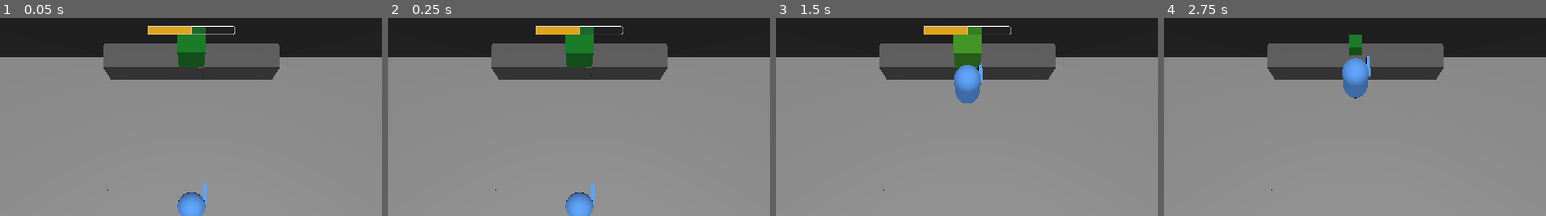
Above: before the commit, frames 1-4 (left to right).
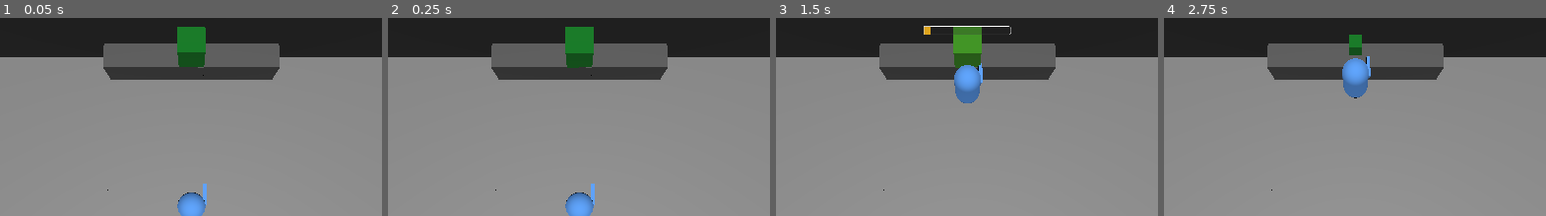
Above: after the commit, the same moments.

Repository: Tedward61194/Overcooked-In-SPAAAAACE
Game: Godot game, scene res://assets/scenes/levels/Sandbox.tscn
Two runs of this game, one before a commit and one after it. Both use one fixed random seed, a clock stepped at 60 frames per second and the inputs below.
Inputs:
- Up to frame 1 (0.05 s): no input
- Up to frame 2 (0.25 s): no input
- Up to frame 3 (1.5 s): tap Enter at 0.5 s; hold Space (Interact) 0.53-1.28 s; hold W (forward) from 0.53 s (still down); tap Space (Interact) at 1.35 s
- Up to frame 4 (2.75 s): keep holding W (forward); tap Space (Interact) at 2 s; hold Space (Interact) from 2.03 s (still down); tap F (PickUp) at 2.1 s
The pictures show only the part of the screen within x 23-73%, y 12-62%; the shares and areas given below are measured in that part.

The runs differ from the first frame. In frame 1, 0.6% of the frame differs, in the area x 38-62%, y 3-9%; in frame 2, 0.6%; in frame 3, 0.4%; in frame 4, nothing differs.

Commit message:
Progress bar fills up

Diff:
--- /dev/null
+++ b/assets/scenes/components/Interactable.tscn
@@ -0,0 +1,9 @@
+[gd_scene load_steps=3 format=3 uid="uid://dv3db01ieql11"]
+
+[ext_resource type="PackedScene" uid="uid://cl7c8j18tyc84" path="res://assets/scenes/ui/ProgressBar3D.tscn" id="1_j38oc"]
+[ext_resource type="Script" path="res://assets/scripts/Components/Interactable.gd" id="1_si4h1"]
+
+[node name="Interactable" type="Node3D"]
+script = ExtResource("1_si4h1")
+
+[node name="ProgressBar3D" parent="." instance=ExtResource("1_j38oc")]
--- a/assets/scenes/components/Progress.tscn
+++ /dev/null
@@ -1,9 +0,0 @@
-[gd_scene load_steps=3 format=3 uid="uid://bjbiskub81jit"]
-
-[ext_resource type="Script" path="res://assets/scripts/Components/Progress.gd" id="1_ms1f2"]
-[ext_resource type="PackedScene" uid="uid://fr5ynqy2ik6l" path="res://assets/scenes/ui/ProgressBar.tscn" id="2_sixym"]
-
-[node name="Progress" type="Node"]
-script = ExtResource("1_ms1f2")
-
-[node name="ProgressBar" parent="." instance=ExtResource("2_sixym")]
--- a/assets/scenes/levels/Sandbox.tscn
+++ b/assets/scenes/levels/Sandbox.tscn
@@ -1,10 +1,10 @@
-[gd_scene load_steps=6 format=3]
+[gd_scene load_steps=6 format=3 uid="uid://dhauavinli2qm"]
 
 [ext_resource type="PackedScene" uid="uid://b7i61x4id5xuj" path="res://assets/scenes/player/Player.tscn" id="2_xv1ii"]
 [ext_resource type="PackedScene" uid="uid://daevix1m2wo3h" path="res://assets/scenes/prototype_blocks/GreyCubes/DarkGrayCube.tscn" id="3_3sh44"]
 [ext_resource type="PackedScene" uid="uid://bseo0pb030afj" path="res://assets/scenes/prototype_blocks/GreyCubes/LightGrayCube.tscn" id="3_xoxby"]
 [ext_resource type="PackedScene" path="res://assets/scenes/prototype_blocks/GreyCubes/MedGrayCube.tscn" id="4_gnr4w"]
-[ext_resource type="PackedScene" uid="uid://1787vp03h331" path="res://assets/scenes/prototype_blocks/GreenCube.tscn" id="5_3e2fo"]
+[ext_resource type="PackedScene" uid="uid://bh8blgnhr5kqp" path="res://assets/scenes/prototype_blocks/GreenCube.tscn" id="5_3e2fo"]
 
 [node name="Node3d" type="Node3D"]
 
--- a/assets/scenes/prototype_blocks/GreenCube.tscn
+++ b/assets/scenes/prototype_blocks/GreenCube.tscn
@@ -1,9 +1,9 @@
-[gd_scene load_steps=7 format=3 uid="uid://1787vp03h331"]
+[gd_scene load_steps=7 format=3 uid="uid://bh8blgnhr5kqp"]
 
 [ext_resource type="Script" path="res://assets/scripts/Components/Highlightable.gd" id="2_4c7fy"]
 [ext_resource type="Material" uid="uid://ceg46m6rb006y" path="res://assets/materials/base/Green.tres" id="2_6knrd"]
 [ext_resource type="Script" path="res://assets/scripts/Components/Pickupable.gd" id="3_0k360"]
-[ext_resource type="PackedScene" uid="uid://cl7c8j18tyc84" path="res://assets/scenes/components/ProgressBar3D.tscn" id="4_ksbv5"]
+[ext_resource type="PackedScene" uid="uid://dv3db01ieql11" path="res://assets/scenes/components/Interactable.tscn" id="4_xhe2w"]
 
 [sub_resource type="BoxShape3D" id="BoxShape3D_lvmlj"]
 
@@ -24,5 +24,5 @@
 [node name="Pickupable" type="Node3D" parent="."]
 script = ExtResource("3_0k360")
 
-[node name="ProgressBar3D" parent="." instance=ExtResource("4_ksbv5")]
+[node name="Interactable" parent="." instance=ExtResource("4_xhe2w")]
 transform = Transform3D(1, 0, 0, 0, 1, 0, 0, 0, 1, 0, 1, 0)
--- a/assets/scenes/ui/ProgressBar.tscn
+++ b/assets/scenes/ui/ProgressBar.tscn
@@ -27,5 +27,4 @@
 offset_right = 300.0
 offset_bottom = 30.0
 theme = SubResource("Theme_pmabe")
-value = 50.0
 show_percentage = false
--- a/assets/scenes/components/ProgressBar3D.tscn
+++ b/assets/scenes/ui/ProgressBar3D.tscn
@@ -1,11 +1,14 @@
-[gd_scene load_steps=3 format=3 uid="uid://cl7c8j18tyc84"]
+[gd_scene load_steps=4 format=3 uid="uid://cl7c8j18tyc84"]
 
-[ext_resource type="PackedScene" uid="uid://bjbiskub81jit" path="res://assets/scenes/components/Progress.tscn" id="1_m3us8"]
+[ext_resource type="Script" path="res://assets/scripts/Components/Progress.gd" id="1_7t0f5"]
+[ext_resource type="PackedScene" uid="uid://fr5ynqy2ik6l" path="res://assets/scenes/ui/ProgressBar.tscn" id="1_s8kuh"]
 
 [sub_resource type="ViewportTexture" id="ViewportTexture_6vast"]
 viewport_path = NodePath("SubViewport")
 
 [node name="ProgressBar3D" type="Node3D"]
+visible = false
+script = ExtResource("1_7t0f5")
 
 [node name="SubViewport" type="SubViewport" parent="."]
 transparent_bg = true
@@ -13,7 +16,7 @@
 size = Vector2i(300, 30)
 render_target_update_mode = 4
 
-[node name="Progress" parent="SubViewport" instance=ExtResource("1_m3us8")]
+[node name="ProgressBar" parent="SubViewport" instance=ExtResource("1_s8kuh")]
 
 [node name="Sprite3d" type="Sprite3D" parent="."]
 billboard = 1
--- a/assets/scripts/Components/Interactable.gd
+++ b/assets/scripts/Components/Interactable.gd
@@ -1,11 +1,16 @@
-extends Node
+extends Node3D
 
+# refs
+@onready var prog_bar = $ProgressBar3D
 
-# Called when the node enters the scene tree for the first time.
-func _ready():
-	pass # Replace with function body.
+# logic
+var is_interacting = false:
+	set(val):
+		is_interacting = val
+		prog_bar.is_interacting = val
 
+func start_interacting():
+	is_interacting = true
 
-# Called every frame. 'delta' is the elapsed time since the previous frame.
-func _process(delta):
-	pass
+func stop_interacting():
+	is_interacting = false
--- a/assets/scripts/Components/Progress.gd
+++ b/assets/scripts/Components/Progress.gd
@@ -1,21 +1,50 @@
-extends Node
+#extends Node
+extends Node3D
 
 # refs
-@onready var prog_bar_graphic = $ProgressBar
+@onready var prog_bar_graphic = $SubViewport/ProgressBar
 
 # logic
-var full : int = 100:
+@onready var is_interacting = false:
+	set(val):
+		is_interacting = val
+		on_is_interacting_changed()
+
+@export var work_per_second = 50
+@export var work_interval = 0.2
+
+var i = 0
+
+@export var full : int = 100:
 	get:
-		return value
+		return full
 	set(val):
 		full = val
 		prog_bar_graphic.max_value = val
-
+#
 var value : int = 0:
 	get:
 		return value
 	set(val):
-		value = clamp(val, 0, full)
+		value = val
 		prog_bar_graphic.value = val
-		if value >= full:
-			emit_signal("progress_completed")
+
+
+func on_is_interacting_changed():
+	visible = true # Do I want to turn this off when interaction stops?
+	if is_interacting:
+		interact()
+	else:
+		pass
+
+
+func interact():
+	if (value < full):
+		if is_interacting:
+			var tween = create_tween()
+			tween.tween_property( \
+				self, 'value', value + (work_per_second * work_interval), work_interval)
+			tween.tween_callback(interact)
+	else:
+		emit_signal
+		print("Finished")
--- a/assets/scripts/Player/Player.gd
+++ b/assets/scripts/Player/Player.gd
@@ -32,7 +32,10 @@
 func _input(_event):
 	if Input.is_action_just_pressed("PickUp"):
 		pick_up_put_down()
-
+	elif Input.is_action_pressed("Interact"):
+		start_interact()
+	elif Input.is_action_just_released("Interact"):
+		end_interact()
 
 
 func process_movement(delta) -> void:
@@ -81,3 +84,14 @@
 			if put_down:
 				obj_in_hands = -1
 				pick_up_position.get_child(0).queue_free() # pickup method attached obj as child
+
+
+func start_interact():
+	if obj_in_hands == -1: # Hands are empty
+		if hand_looking_at != null and hand_looking_at.has_node("Interactable"): # Do I want to just check progress node? Fine for now
+			hand_looking_at.get_node("Interactable").start_interacting()
+
+
+func end_interact():
+	if hand_looking_at != null and hand_looking_at.has_node("Interactable"): # Do I want to just check progress node? Fine for now
+		hand_looking_at.get_node("Interactable").stop_interacting()
